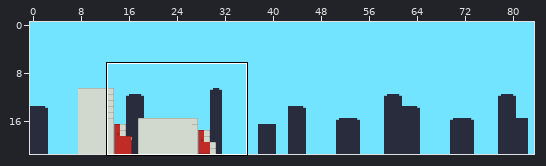
Tiled map -- core/assets/maps/truck.tmx. The first picture is a wide view before the edit; the outline marks the close-up.
Close-up. Before:
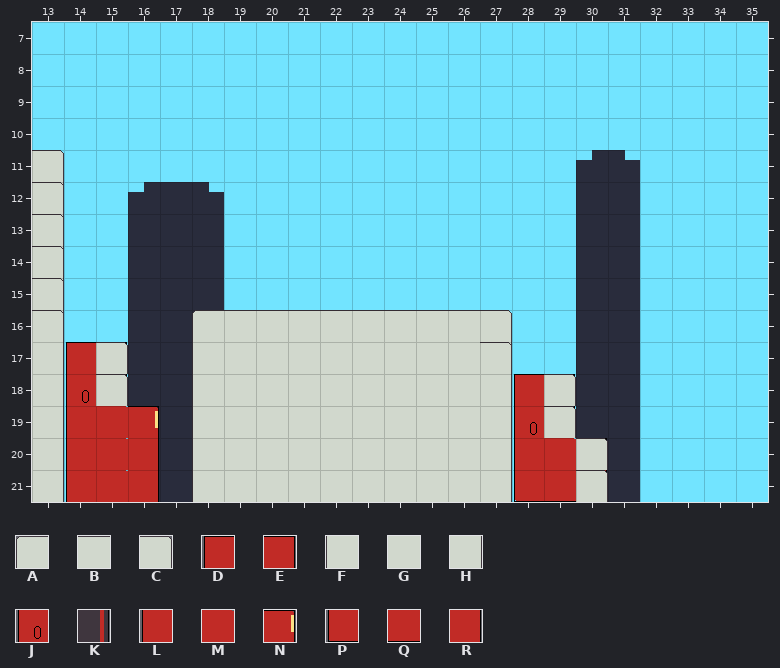
Cells are 32x32 px. Shown: x 13..35, y 7..21.
Key: from "town": A 0, B 1, C 2, D 3, E 4, F 7, G 8, H 9, J 10, K 11, L 17, M 18, N 19, P 24, Q 25, R 26.
_ is an empty cell.
Objects are placed by their top-left corner, in cells (3,4 is the top-left corner of cell 3,4); size is 1x1 cell unless given.
Layers that did not change in this view are not listed.
Layer "MIDDLE" before, first column x 13:
 7 _______________________
 8 _______________________
 9 _______________________
10 _______________________
11 C______________________
12 H______________________
13 H______________________
14 H______________________
15 H______________________
16 H____ABBBBBBBBC________
17 HDE__FGGGGGGGGH________
18 HJK__FGGGGGGGGHDE______
19 HLMN_FGGGGGGGGHJK______
20 HLMR_FGGGGGGGGHLMN_____
21 HLMR_FGGGGGGGGHPQR_____
Objects on layer "ENTITIES" before:
C "truckhead" at 13,11
C "truckhead" at 13,12
C "truckhead" at 13,13
C "truckhead" at 13,14
C "truckhead" at 13,15
C "truckhead" at 13,16
C "truckhead" at 27,17
C "truckhead" at 15,17
C "truckhead" at 29,18
C "truckhead" at 15,18
C "truckhead" at 29,19
C "truckhead" at 30,20
C "truckhead" at 30,21
After the commit:
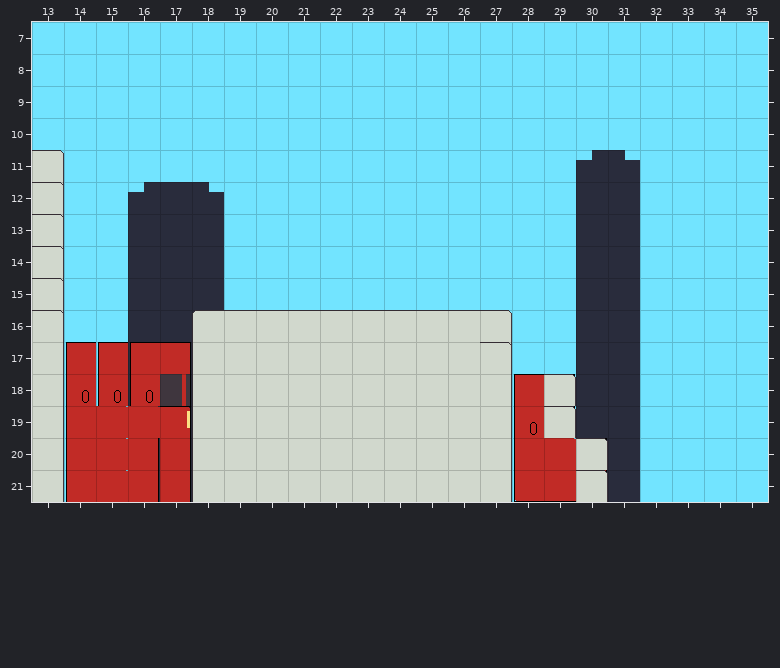
The exact change:
Changed rows in their new state; . is an unchanged cell.
Layer "MIDDLE":
first column x 15:
17 DDE
18 JJK
19 .MN
20 ..R
21 ..R
Layer "ENTITIES":
removed: C "truckhead" at 15,17
removed: C "truckhead" at 15,18
Changed places in both close-ups, as pixel boxes (x1, y1, x2, y2):
changed: (96, 342, 191, 502)
